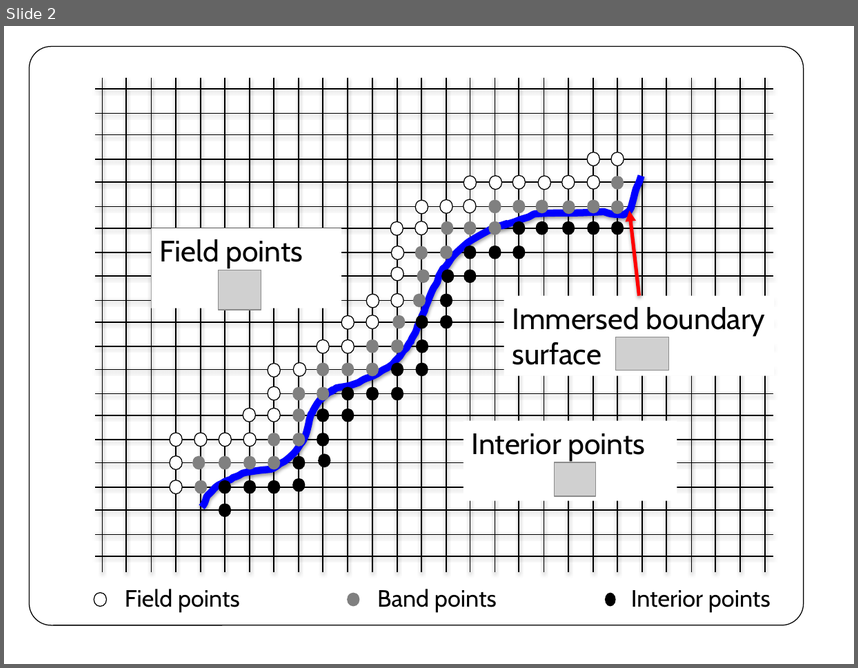
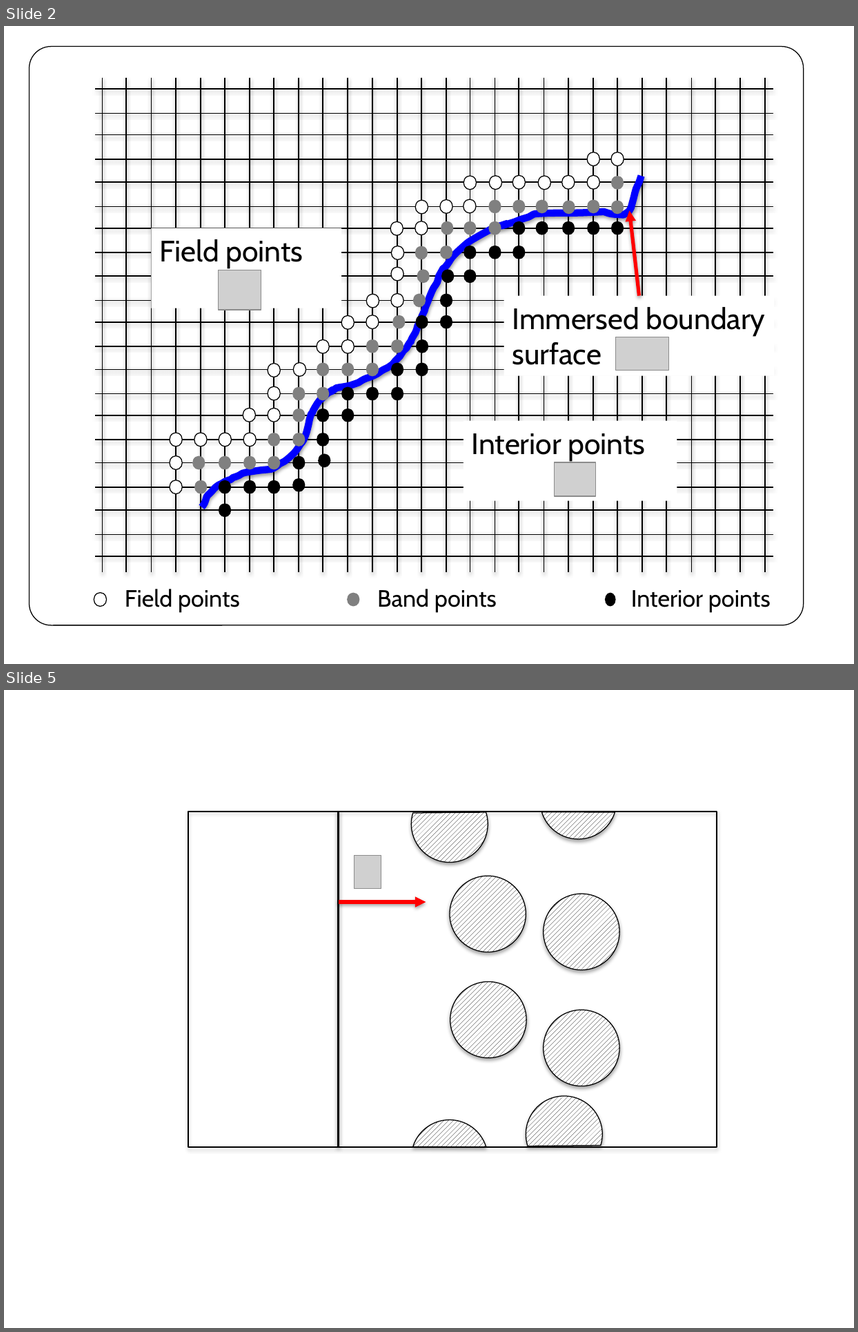
Before and after one commit to kastermight/comps, a slide deck: fig/model.pptx. Shown one above the other, each under a label of ours: slide 2 before the commit, slides 2 and 5 after it; the slides between them are not shown. The pictures are 858x668 and 858x1332 pixels, drawn with LibreOffice and Linux fonts; fonts in the diff are those of the drawing; grey boxes stand for pictures. Boxes give left, top, right and bottom in pixels: in the first picture for what was removed or moved away, otherwise in the second. Text is boxed around its words. In the diff, an @@ line names an element or a change of style, - is before the commit and + after.

```diff
--- a/fig/model.pptx
+++ b/fig/model.pptx
@@ slide 5 added at box(4, 690, 854, 1328), background #FFFFFF @@
@@ chord (boxed as its full ellipse) added at box(540, 762, 617, 839), fill pattern #000000 on #FFFFFF, outline #000000 0.75 pt @@
@@ chord (boxed as its full ellipse) added at box(411, 786, 488, 862), fill pattern #000000 on #FFFFFF, outline #000000 0.75 pt @@
@@ rectangle added at box(188, 811, 717, 1147), outline #000000 0.75 pt @@
@@ line added from (338, 811) to (338, 1147), #000000 2 pt @@
@@ picture added at box(355, 856, 381, 889) @@
@@ ellipse added at box(450, 876, 526, 953), fill pattern #000000 on #FFFFFF, outline #000000 0.75 pt @@
@@ ellipse added at box(544, 894, 620, 971), fill pattern #000000 on #FFFFFF, outline #000000 0.75 pt @@
@@ arrow added from (338, 902) to (426, 902), #FF0000 3 pt @@
@@ ellipse added at box(450, 982, 527, 1058), fill pattern #000000 on #FFFFFF, outline #000000 0.75 pt @@
@@ ellipse added at box(544, 1009, 620, 1086), fill pattern #000000 on #FFFFFF, outline #000000 0.75 pt @@
@@ chord (boxed as its full ellipse) added at box(526, 1096, 602, 1172), fill pattern #000000 on #FFFFFF, outline #000000 0.75 pt @@
@@ chord (boxed as its full ellipse) added at box(411, 1119, 488, 1196), fill pattern #000000 on #FFFFFF, outline #000000 0.75 pt @@
```
Also in this commit, not shown: 3 other slides added, 33 other files.
